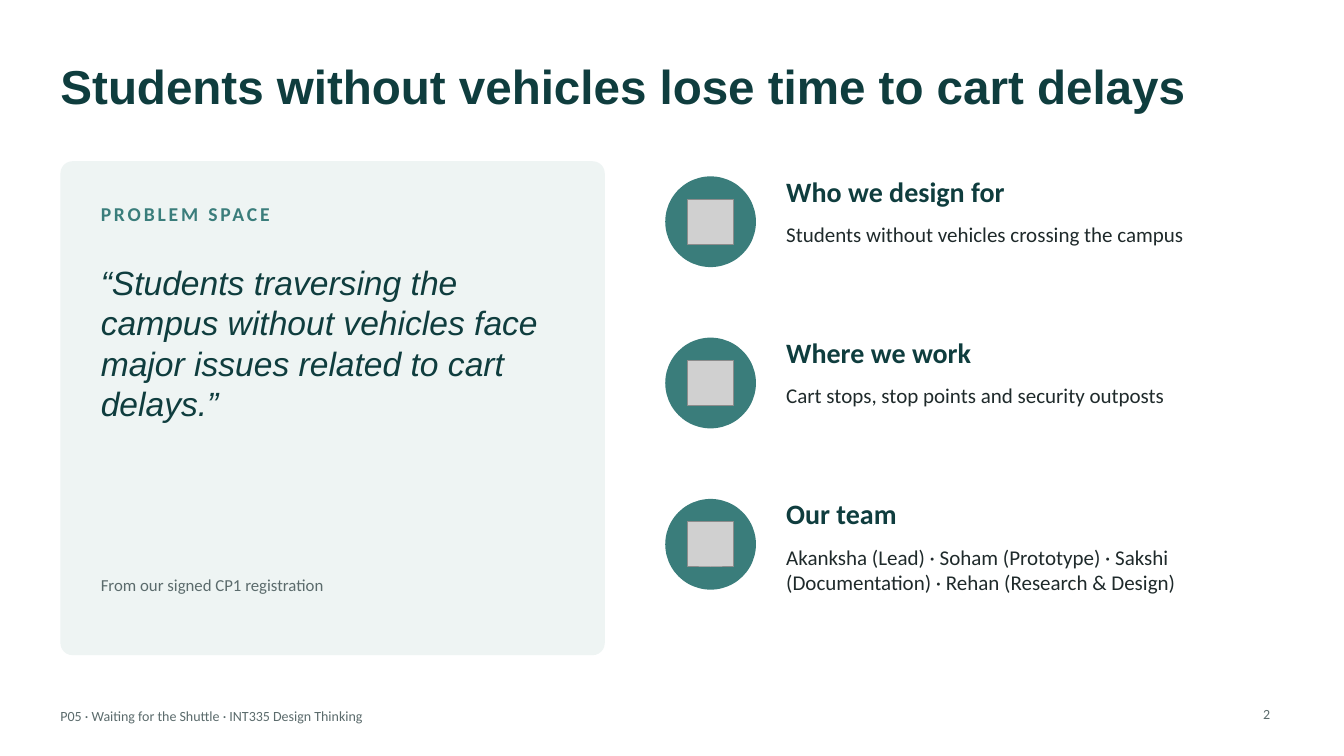
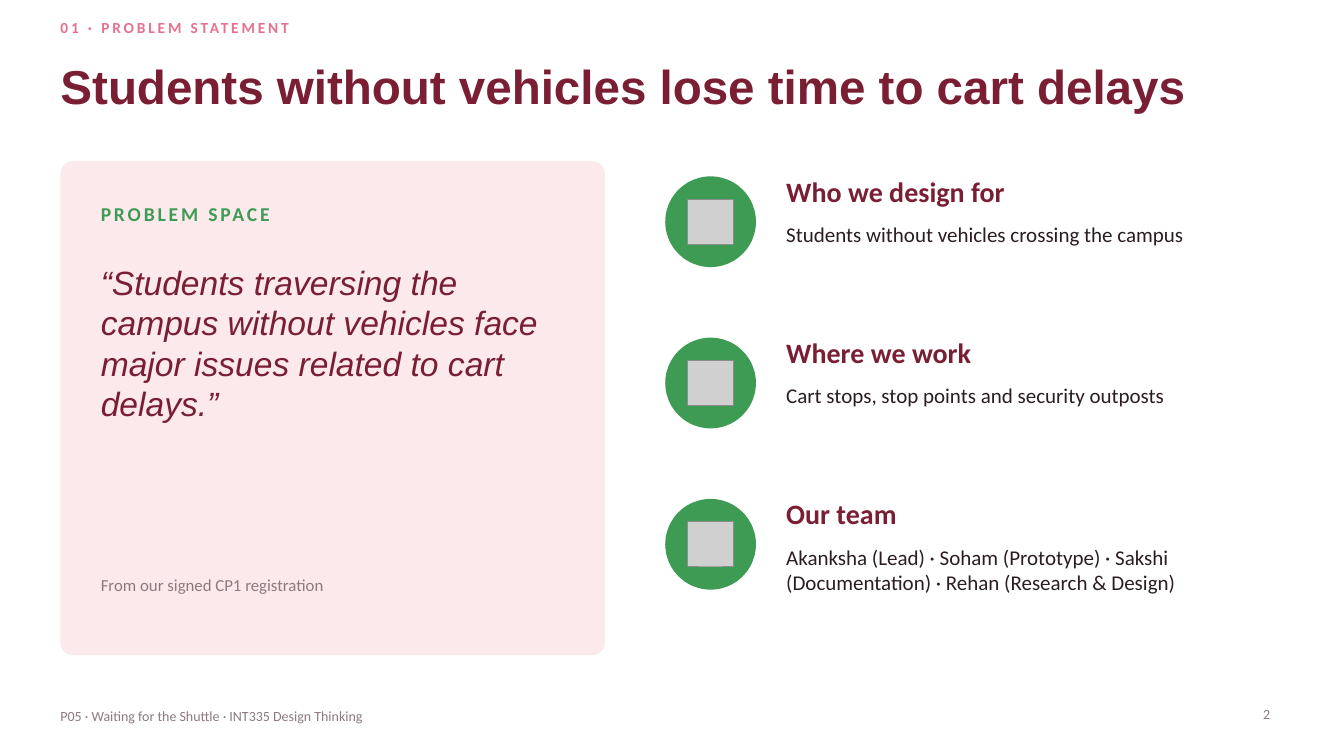
Before and after one commit to ShadowIzzHerZ/waiting-for-the-shuttle, a slide deck: slide 2 of deck/P05_Waiting_for_the_Shuttle.pptx. Drawn at 1344x756 pixels with LibreOffice and Linux fonts; fonts in the diff are those of the drawing; grey boxes stand for pictures. Boxes give left, top, right and bottom in pixels: in the first picture for what was removed or moved away, otherwise in the second. Text is boxed around its words. In the diff, an @@ line names an element or a change of style, - is before the commit and + after.

Commit message:
Deck follows the 12-section report skeleton, in the bracelet colours
Sections: problem, research plan, primary research, findings,
competitive analysis, personas and empathy map, ideation, storyboard and
journey, IA and user flow, prototype, testing and accessibility,
conclusion and links. New slides for the research plan, competitive
analysis, IA and user flow, testing and conclusion; dropped the affinity,
HMW-list and concept slides. Palette from the team's floral bracelet.

```diff
--- a/deck/P05_Waiting_for_the_Shuttle.pptx
+++ b/deck/P05_Waiting_for_the_Shuttle.pptx
@@ text added at <box>60,18,867,46</box>, 11 pt, text #E8708F, bold @@
+01 · PROBLEM STATEMENT
@@ rounded rectangle at <box>60,161,605,655</box>: fill #EEF4F3 to #FCE9EC @@
@@ text "PROBLEM SPACE" at <box>101,202,565,242</box>: text colour #3A7D7B to #3E9B54 @@
@@ fill #3A7D7B to #3E9B54 in 3 elements at <box>665,176,756,267</box>, <box>665,338,756,429</box>, <box>665,499,756,590</box> @@
@@ text colour #0F3D3E to #7A1F33 in 5 elements at <box>60,69,1185,114</box>, <box>101,270,537,423</box>, <box>786,182,1004,207</box>, <box>786,343,971,363</box>, <box>786,505,896,525</box> @@
@@ text colour #5B6B6C to #8C7A7E in 3 elements at <box>60,711,362,724</box>, <box>101,579,323,594</box>, <box>1263,710,1270,719</box> @@
```
Also in this commit, not shown: 14 other slides changed, 5 slides added, 4 slides removed, 1 other file.
